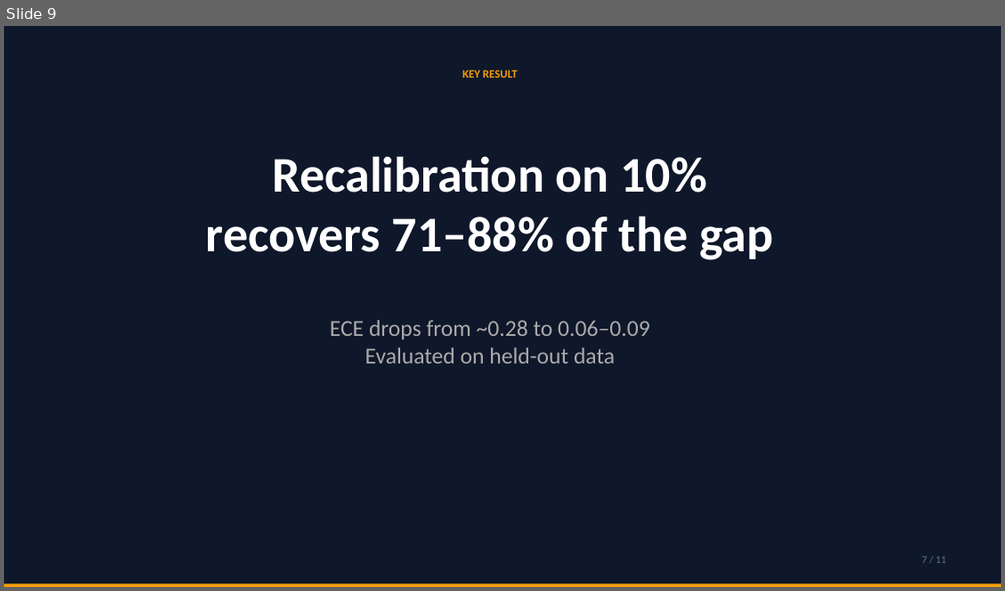
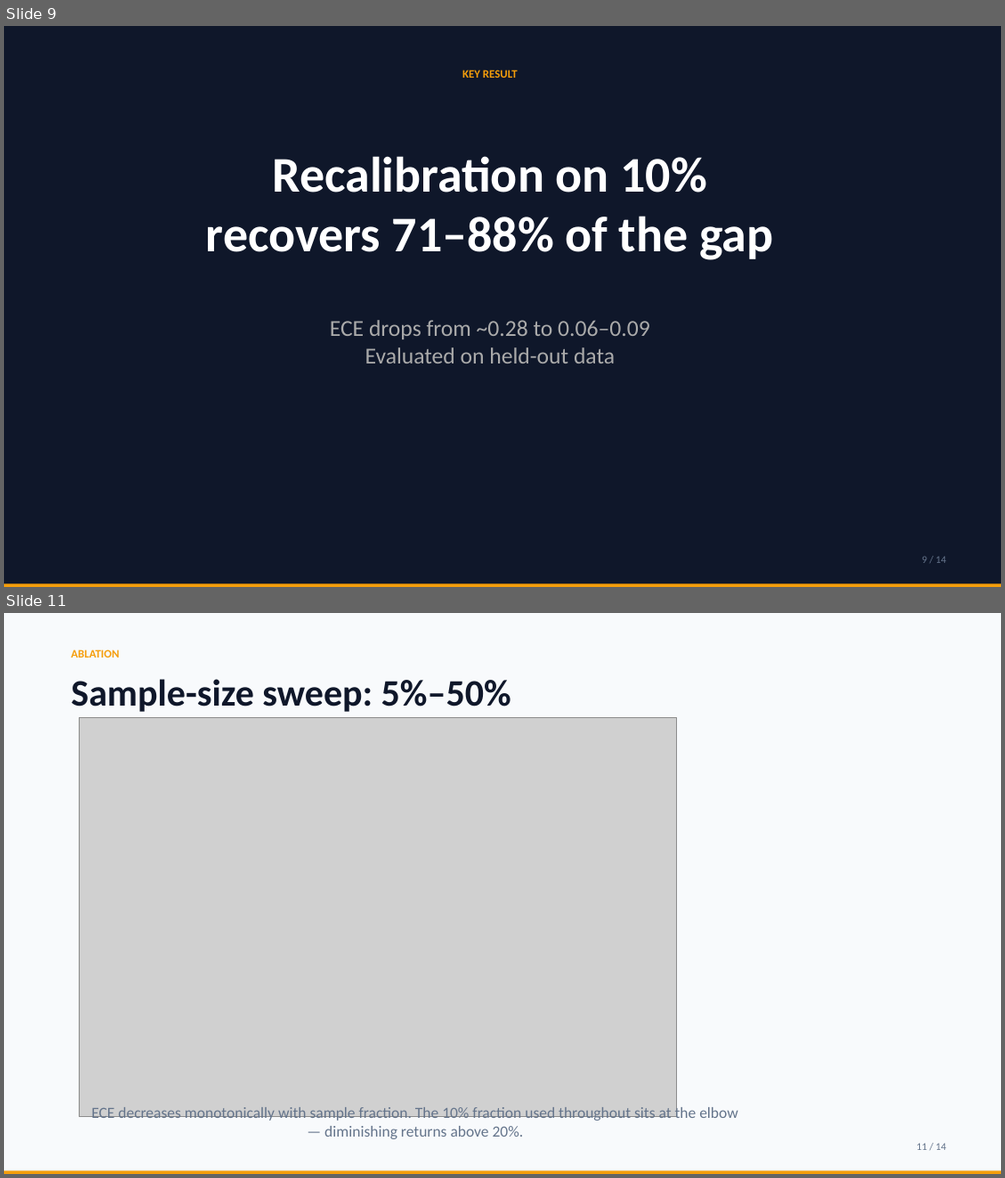
Before and after one commit to touhidsiddiqueeraj-bit/Robustness-of-Multihorizon-Battery-Failure-Intelligence, a slide deck: opendesign/mockups/conference-b-deck/robustness_presentation.pptx. Shown one above the other, each under a label of ours: slide 9 before the commit, slides 9 and 11 after it; the slides between them are not shown. The pictures are 1005x591 and 1005x1178 pixels, drawn with LibreOffice and Linux fonts; fonts in the diff are those of the drawing; grey boxes stand for pictures. Boxes give left, top, right and bottom in pixels: in the first picture for what was removed or moved away, otherwise in the second. Text is boxed around its words. In the diff, an @@ line names an element or a change of style, - is before the commit and + after.

Commit message:
Add Platt scaling, sample-size sweep, error bars, practical takeaway
- Platt (sigmoid) recalibration added to run_robustness.py alongside isotonic
- All tables updated with mean±std error bars and Platt column
- Sample-size sweep (5%,10%,20%,50%) with new F_Sample_Sweep figure
- Paper updated: practical takeaway paragraph, sweep figure, Platt discussion
- PPTX rebuilt with 14 slides including new sweep slide
- README updated with new scripts and findings

```diff
--- a/opendesign/mockups/conference-b-deck/robustness_presentation.pptx
+++ b/opendesign/mockups/conference-b-deck/robustness_presentation.pptx
@@ slide 11 added at (x1=4, y1=613, x2=1001, y2=1174), background #F8FAFC @@
@@ text added at (x1=71, y1=649, x2=119, y2=657), 11 pt, text #F59E0B, bold @@
+ABLATION
@@ text added at (x1=71, y1=679, x2=511, y2=712), 36 pt, text #0F172A, bold @@
+Sample-size sweep: 5%–50%
@@ picture added at (x1=79, y1=718, x2=677, y2=1116) @@
@@ text added at (x1=91, y1=1105, x2=738, y2=1139), 15 pt, text #64748B @@
+ECE decreases monotonically with sample fraction. The 10% fraction used throughout sits at the elbow — diminishing returns above 20%.
@@ text added at (x1=916, y1=1143, x2=947, y2=1150), 10 pt, text #64748B @@
+11 / 14
@@ rectangle added at (x1=4, y1=1171, x2=1001, y2=1174), fill #F59E0B @@
@@ slide 9 changed as well @@
@@ text at (x1=922, y1=556, x2=947, y2=563): text changed @@
-7 / 11
+9 / 14
```
Also in this commit, not shown: 11 other slides changed, 1 other slide added, 1 slide removed, 28 other files.
